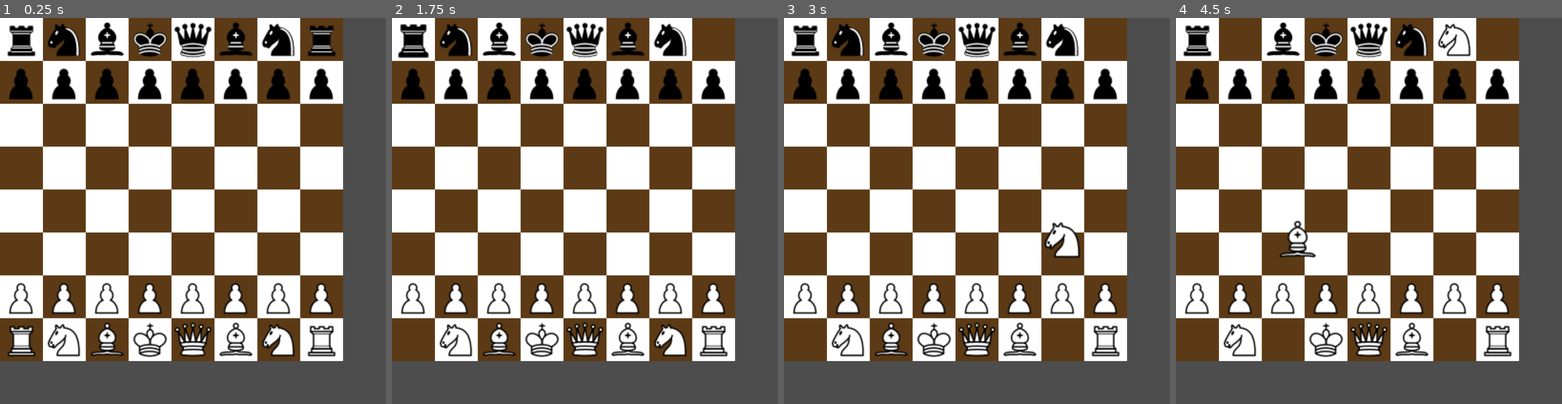
Above: before the commit, frames 1-4 (left to right).
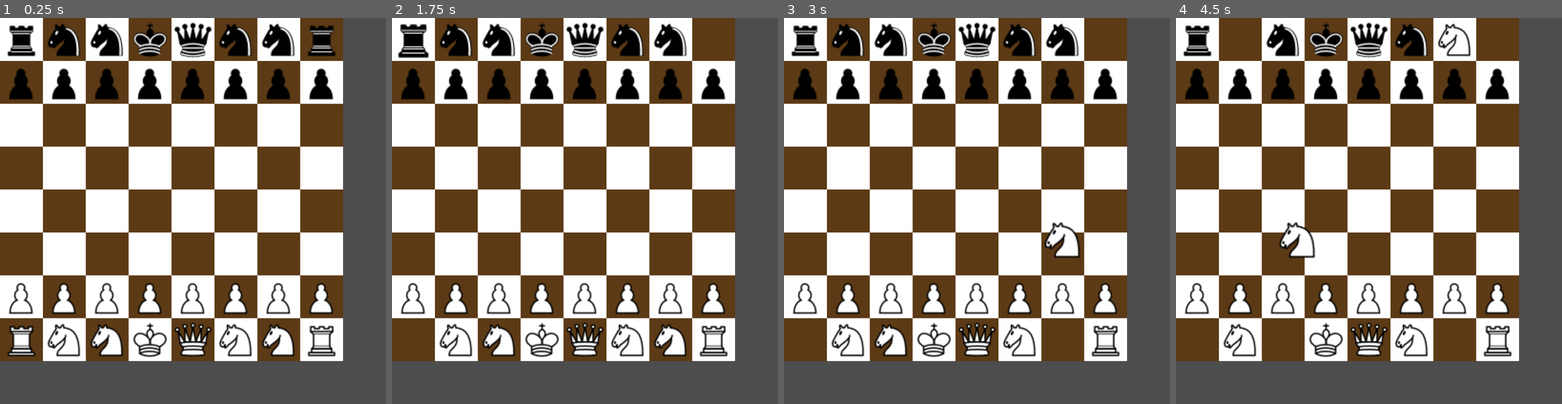
Above: after the commit, the same moments.

Repository: telamonian/chess_2d
Game: Godot game, scene res://game/board/board_2d.tscn
Two runs of this game, one before a commit and one after it. Both use one fixed random seed, a clock stepped at 60 frames per second and the inputs below.
Inputs (mouse positions are in pixels of both pictures, inside the frame that each line leads up to):
- Up to frame 1 (0.25 s): no input
- Up to frame 2 (1.75 s): tap Enter at 0.5 s; drag from (415, 338) to (712, 338) at 0.52 s; drag from (712, 41) to (415, 41) at 1.27 s
- Up to frame 3 (3 s): move the mouse to (849, 338) at 2.02 s; click (849, 338) at 2.17 s; tap Space at 2.75 s; drag from (1061, 338) to (1061, 41) at 2.77 s
- Up to frame 4 (4.5 s): drag from (1241, 41) to (1411, 41) at 3.52 s; drag from (1284, 338) to (1326, 41) at 4.27 s

The runs differ from the first frame. In frame 1, 1.7% of the frame differs, in the area x 23-66%, y 1-88%; in frame 2, 1.9%, in the area x 2-66%, y 1-88%; in frame 3, 1.7%; in frame 4, 1.4%.
Error before the commit: Cannot call method 'queue_free' on a null value. (res://game/board/piece_manager.gd:16)

Commit message:
spawn initial pieces per player
- also fixed small bug where dragging and dropping a piece onto its original space caused a double free

Diff:
--- a/game/board/board_2d.gd
+++ b/game/board/board_2d.gd
@@ -2,6 +2,8 @@
 
 @onready var tmlayer = $TileMapLayer
 @onready var man = $Piece_Manager
+
+
 
 func grid_to_local(grid_pos: Vector2i) -> Vector2:
   return tmlayer.grid_to_local(grid_pos)
@@ -16,37 +18,11 @@
 func _ready() -> void:
   tmlayer.init_board()
 
-  # rooks
-  man.spawn_piece(Enum.Pcolor.WHITE, Enum.Ptype.ROOK, Vector2i(0, 0))
-  man.spawn_piece(Enum.Pcolor.WHITE, Enum.Ptype.ROOK, Vector2i(7, 0))
+  man.spawn_back(0, Enum.Pcolor.WHITE)
+  man.spawn_front(1, Enum.Pcolor.WHITE)
 
-  man.spawn_piece(Enum.Pcolor.BLACK, Enum.Ptype.ROOK, Vector2i(7, 7))
-  man.spawn_piece(Enum.Pcolor.BLACK, Enum.Ptype.ROOK, Vector2i(0, 7))
-
-  # knights
-  man.spawn_piece(Enum.Pcolor.WHITE, Enum.Ptype.KNIGHT, Vector2i(1, 0))
-  man.spawn_piece(Enum.Pcolor.WHITE, Enum.Ptype.KNIGHT, Vector2i(6, 0))
-
-  man.spawn_piece(Enum.Pcolor.BLACK, Enum.Ptype.KNIGHT, Vector2i(1, 7))
-  man.spawn_piece(Enum.Pcolor.BLACK, Enum.Ptype.KNIGHT, Vector2i(6, 7))
-
-  # bishops
-  man.spawn_piece(Enum.Pcolor.WHITE, Enum.Ptype.BISHOP, Vector2i(2, 0))
-  man.spawn_piece(Enum.Pcolor.WHITE, Enum.Ptype.BISHOP, Vector2i(5, 0))
-
-  man.spawn_piece(Enum.Pcolor.BLACK, Enum.Ptype.BISHOP, Vector2i(2, 7))
-  man.spawn_piece(Enum.Pcolor.BLACK, Enum.Ptype.BISHOP, Vector2i(5, 7))
-
-  # royals
-  man.spawn_piece(Enum.Pcolor.WHITE, Enum.Ptype.QUEEN, Vector2i(3, 0))
-  man.spawn_piece(Enum.Pcolor.WHITE, Enum.Ptype.KING, Vector2i(4, 0))
-
-  man.spawn_piece(Enum.Pcolor.BLACK, Enum.Ptype.QUEEN, Vector2i(3, 7))
-  man.spawn_piece(Enum.Pcolor.BLACK, Enum.Ptype.KING, Vector2i(4, 7))
-
-  for file in range(8):
-    man.spawn_piece(Enum.Pcolor.WHITE, Enum.Ptype.PAWN, Vector2i(file, 1))
-    man.spawn_piece(Enum.Pcolor.BLACK, Enum.Ptype.PAWN, Vector2i(file, 6))
+  man.spawn_back(7, Enum.Pcolor.BLACK)
+  man.spawn_front(6, Enum.Pcolor.BLACK)
 
 
 # Called every frame. 'delta' is the elapsed time since the previous frame.
--- a/game/board/piece_manager.gd
+++ b/game/board/piece_manager.gd
@@ -22,14 +22,31 @@
   piece.setup(color, type, grid_pos)
   pieces[grid_pos] = piece
 
+func spawn_back(row: int, color: Enum.Pcolor):
+  # rooks
+  for i in [0, 7]:
+    spawn_piece(color, Enum.Ptype.ROOK, Vector2i(i, row))
+
+  # knights
+  for i in [1, 6]:
+    spawn_piece(color, Enum.Ptype.KNIGHT, Vector2i(i, row))
+
+  # bishops
+  for i in [2, 5]:
+    spawn_piece(color, Enum.Ptype.KNIGHT, Vector2i(i, row))
+
+  # royals
+  spawn_piece(color, Enum.Ptype.QUEEN, Vector2i(3, row))
+  spawn_piece(color, Enum.Ptype.KING, Vector2i(4, row))
+
+func spawn_front(row: int, color: Enum.Pcolor):
+  # pawns
+  for i in range(8):
+    spawn_piece(color, Enum.Ptype.PAWN, Vector2i(i, row))
+
 # Called when the node enters the scene tree for the first time.
 func _ready() -> void:
   pass
-  #spawn_piece(Enum.Pcolor.WHITE, Enum.Ptype.PAWN, Vector2i(1,1))
-  #spawn_piece(Enum.Pcolor.WHITE, Enum.Ptype.PAWN, Vector2i(1,3))
-  #
-  #spawn_piece(Enum.Pcolor.BLACK, Enum.Ptype.PAWN, Vector2i(6,1))
-  #spawn_piece(Enum.Pcolor.BLACK, Enum.Ptype.PAWN, Vector2i(6,3))
 
 
 # Called every frame. 'delta' is the elapsed time since the previous frame.
@@ -43,7 +60,7 @@
   var grid_pos = piece.grid_position
   var new_grid_pos = board.global_to_grid(piece.position)
 
-  if new_grid_pos in pieces:
+  if grid_pos != new_grid_pos and new_grid_pos in pieces:
     remove_piece(new_grid_pos)
 
   remove_piece(grid_pos)
